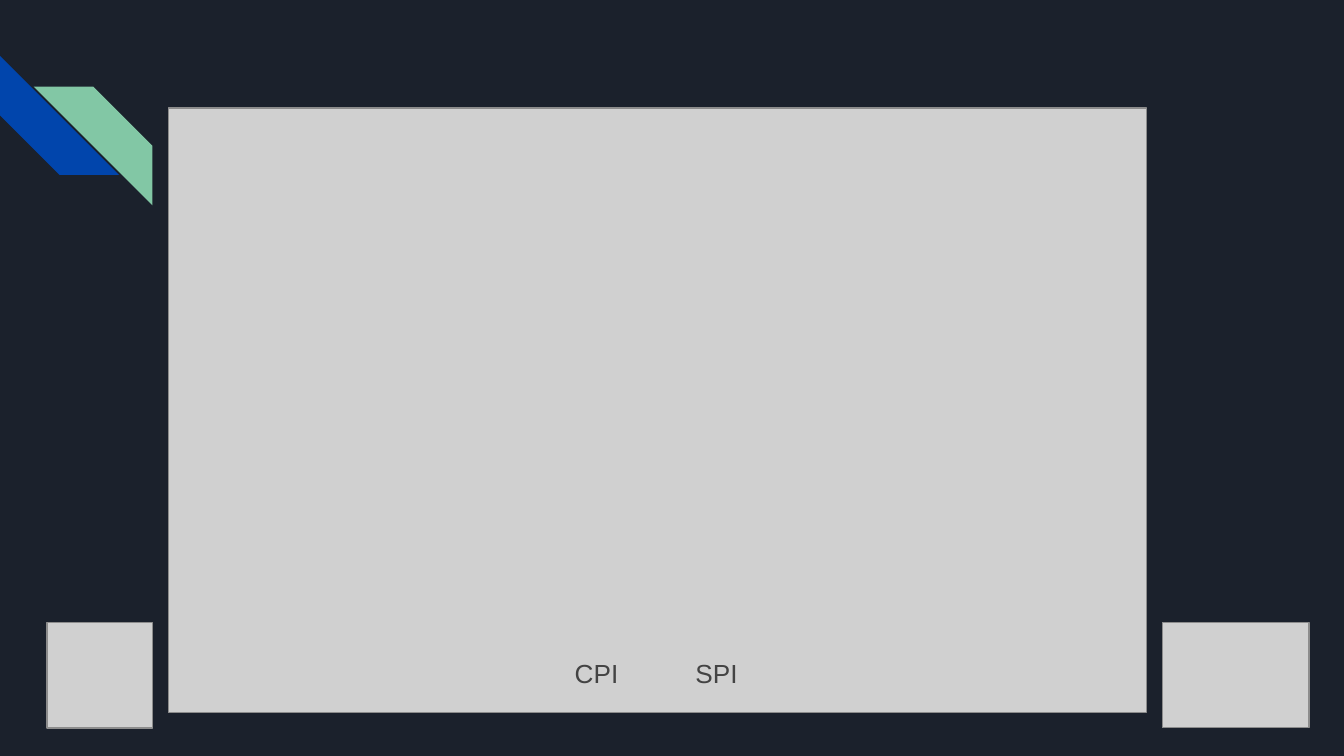
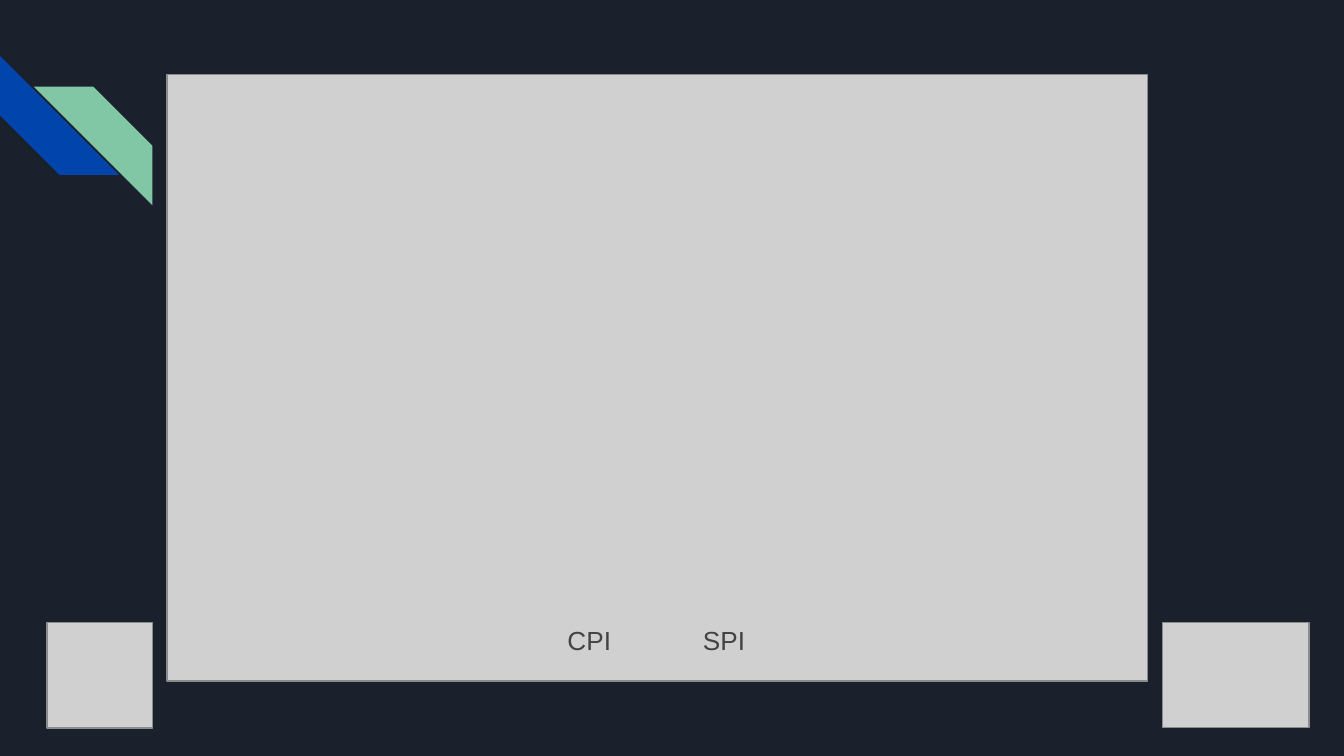
Before and after one commit to junglejf/Damas, a slide deck: slide 19 of ES 2 Python Files/Apresentação 2.pptx (slide 8 before the commit). Drawn at 1344x756 pixels with LibreOffice and Linux fonts; fonts in the diff are those of the drawing; grey boxes stand for pictures. Boxes give left, top, right and bottom in pixels: in the first picture for what was removed or moved away, otherwise in the second. Text is boxed around its words. In the diff, an @@ line names an element or a change of style, - is before the commit and + after.

```diff
--- a/ES 2 Python Files/Apresentação 2.pptx
+++ b/ES 2 Python Files/Apresentação 2.pptx
@@ picture: place and size @@
-picture at [168,108,1146,712]
+picture at [167,75,1148,681]
@@ text "CPI": place and size @@
-text "CPI" at [575,665,619,683]
+text "CPI" at [567,632,611,650]
@@ text "SPI": place and size @@
-text "SPI" at [695,665,737,683]
+text "SPI" at [703,632,745,650]
```
Also in this commit, not shown: 3 other slides changed, 16 slides added, 7 slides removed.
